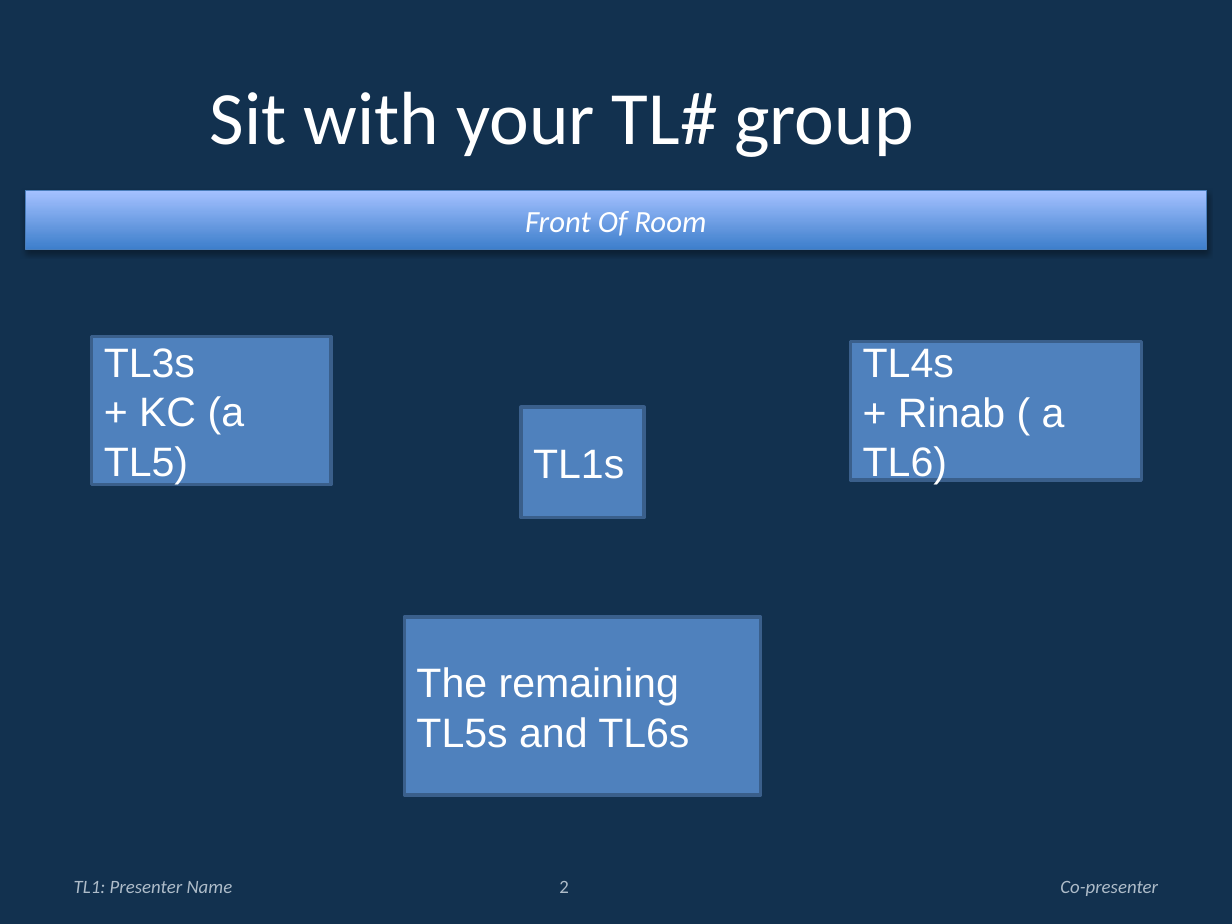
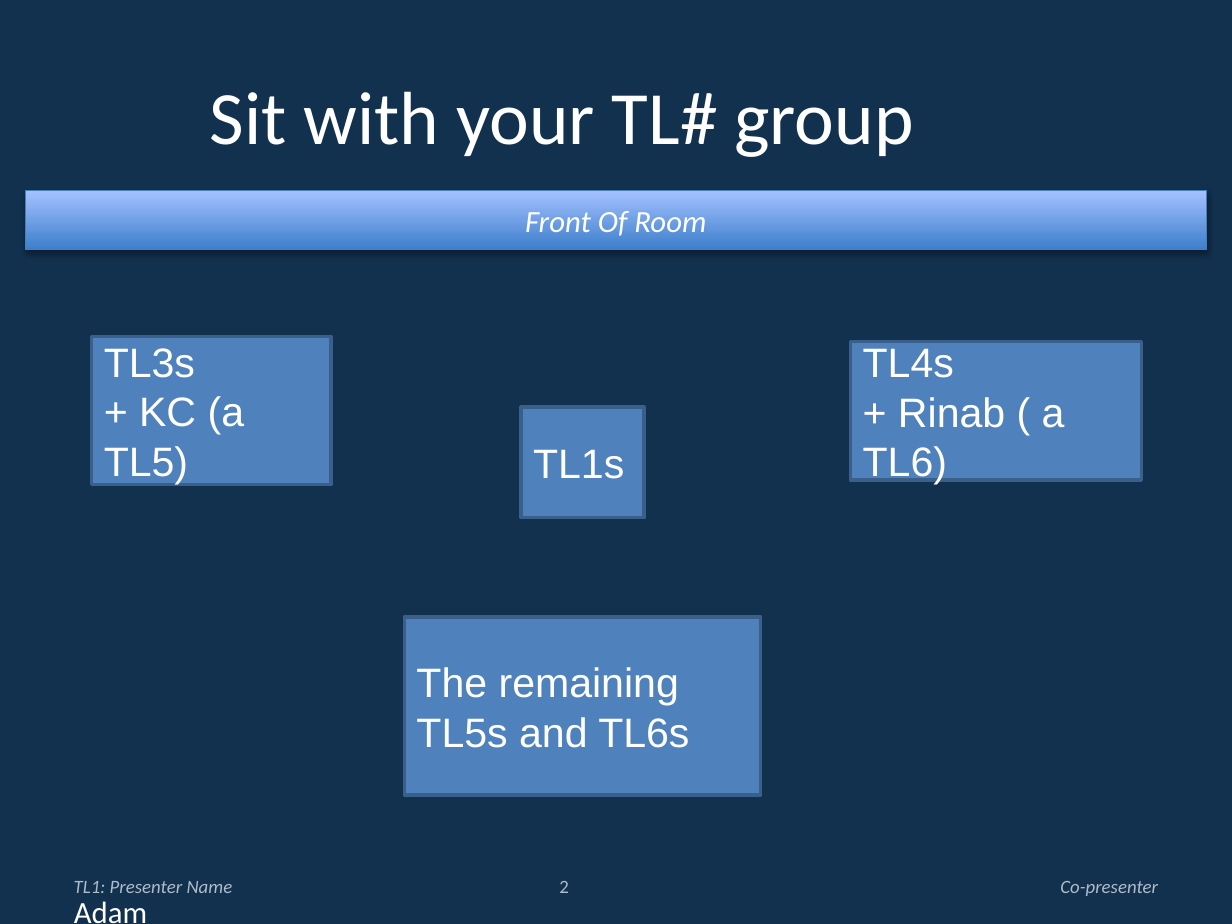
Before and after one commit to programDraconic/IGTTAWAGMTAVSBHVFDAOUM, a slide deck: slide 2 of docs/presentations/TL1-L1/TL1-L1-Git.pptx. Drawn at 1232x924 pixels with LibreOffice and Linux fonts; fonts in the diff are those of the drawing; background and template pictures are left out. Boxes give left, top, right and bottom in pixels: in the first picture for what was removed or moved away, otherwise in the second. Text is boxed around its words. In the diff, an @@ line names an element or a change of style, - is before the commit and + after.

```diff
--- a/docs/presentations/TL1-L1/TL1-L1-Git.pptx
+++ b/docs/presentations/TL1-L1/TL1-L1-Git.pptx
@@ text added at (74, 901, 147, 924), 18 pt, text #FFFFFF @@
+Adam
```
Also in this commit, not shown: 2 other slides changed, 1 other file.
